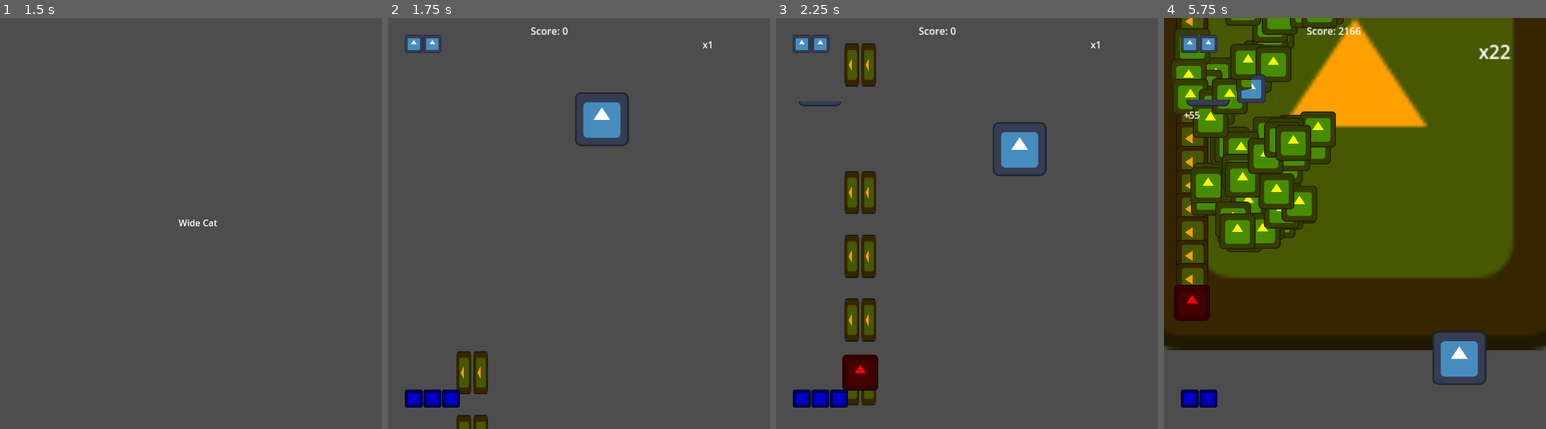
Above: before the commit, frames 1-4 (left to right).
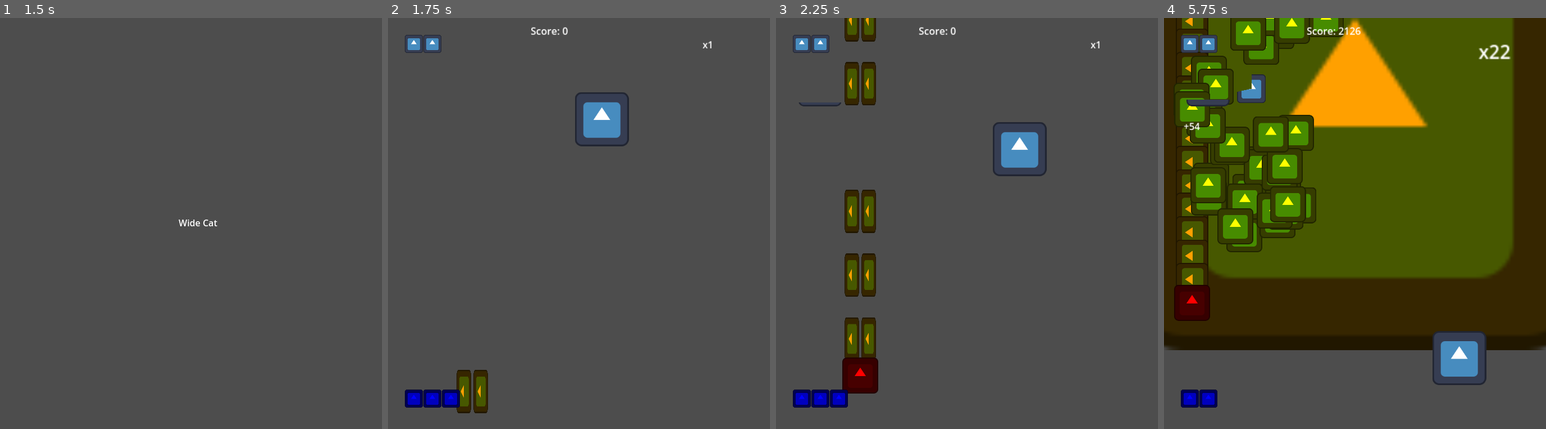
Above: after the commit, the same moments.

Repository: Zeroeth-0/Gatogun
Game: Godot game, scene res://scenes/UI/title_screen.tscn
The game is run twice, just before and just after one commit, with the same random seed, the same clock (stepped at 60 frames per second) and the same inputs. The engine's default icon, where the game draws it, is replaced by a stand-in: a white triangle on a blue panel in a dark square.
Inputs:
- Up to frame 1 (1.5 s): tap Enter (Start) at 0.5, 1.25 s; hold Right (RIGHT) 0.53-1.28 s; hold Z (A) 0.53-1.28 s; tap X (B) at 0.8, 1.35 s; hold Down (DOWN) from 1.28 s (still down)
- Up to frame 2 (1.75 s): keep holding Down (DOWN); tap C (C) at 1.55 s
- Up to frame 3 (2.25 s): release Down (DOWN) at 2.03 s; hold Right (RIGHT) from 2.03 s (still down); hold C (C) from 2.03 s (still down)
- Up to frame 4 (5.75 s): tap Enter (Start) at 2.3, 2.85, 5.3 s; release Right (RIGHT) at 2.78 s; release C (C) at 2.78 s; hold Up (UP) 2.78-3.53 s; tap Z (A) at 3.05 s; hold Z (A) 3.53-4.28 s; hold Left (LEFT) 3.53-5.03 s; tap X (B) at 3.8, 4.35 s; tap C (C) at 4.55 s; hold Down (DOWN) from 5.03 s (still down); hold C (C) from 5.03 s (still down)

Frame 1 is identical in both runs. In frame 2, 1.1% of the frame differs, in the area x 17-27%, y 81-100%; in frame 3, 4.2%; in frame 4, 8.8%, in the area x 2-50%, y 0-57%.

Commit message:
Current Sep 5th 2025

Diff:
--- a/scenes/levels/world.tscn
+++ b/scenes/levels/world.tscn
@@ -115,6 +115,7 @@
 position = Vector2(261, 0)
 
 [node name="Ground" parent="." instance=ExtResource("5_sf1u2")]
+script = null
 
 [node name="DeadBounds" parent="." instance=ExtResource("3_0hlg8")]
 
@@ -122,9 +123,9 @@
 
 [node name="ComboLabel" parent="." instance=ExtResource("9_ckr2p")]
 offset_left = -165.0
-offset_top = 160.0
+offset_top = 180.0
 offset_right = 8.0
-offset_bottom = 232.0
+offset_bottom = 252.0
 text = "+9999"
 
 [node name="MultLabel" parent="." instance=ExtResource("6_mmplq")]
@@ -162,3 +163,8 @@
 
 [node name="Item" parent="." instance=ExtResource("14_8c33x")]
 position = Vector2(363, 162)
+speed = null
+grav = null
+launchForce = null
+delayBeforeFollow = null
+medal_label = null
--- a/source/UI/label.gd
+++ b/source/UI/label.gd
@@ -27,10 +27,10 @@
 # === ANIMACIONES ===
 
 func label_in() -> void:
-	_start_tween(Vector2(35, 160))
+	_start_tween(Vector2(35, 180))
 
 func label_out() -> void:
-	_start_tween(Vector2(-165, 160))
+	_start_tween(Vector2(-165, 180))
 
 func _start_tween(targetPos: Vector2) -> void:
 	if tween: tween.kill()  # Evita conflictos si hay uno corriendo
--- a/source/enemies/enemy.gd
+++ b/source/enemies/enemy.gd
@@ -54,6 +54,7 @@
 var lastBullet
 var pulseMarked := false
 var pulseDamaged := false
+var byBomb := false
 
 var DIRECTION_MAP = {
 	Direction.NORTH: Vector2.UP,
@@ -139,7 +140,7 @@
 		_spawn_score(scoreCount, medal)
 		if lastBullet and !SCORE.medalCountdown > 0 and !pulseMarked: SCORE.medalCountdown = 5
 	# Devuelve balas de venganza si se mata alto en la pantalla
-	if position.y < 250 or pulseMarked: _spawn_score(scoreCount, revengeBullet)
+	if (position.y < 250 or pulseMarked) and !byBomb: _spawn_score(scoreCount, revengeBullet)
 	if typeEnum == EnemyType.MID: _spawn_score(1, powerUp, true)
 
 	# Enemigos élite cancelan todas las balas
@@ -262,7 +263,9 @@
 		lastBullet = area.isWide
 	if area.is_in_group("Player") and isGround:
 		canShoot = false
-	if area.is_in_group("Bomb"): health -= area.damage
+	if area.is_in_group("Bomb"):
+		byBomb = true
+		health -= area.damage
 	if area.is_in_group("Pulse"): pulseMarked = true
 
 func _on_hurtbox_area_exited(area: Node) -> void:
--- a/source/weapons/pulsezone.gd
+++ b/source/weapons/pulsezone.gd
@@ -2,11 +2,12 @@
 
 @export var scaleSpeed := 20.0
 @export var scaleResetSpeed := 300.0
-@export var maxScale := 30.0
+@export var maxScale := 10.0
 @export var minScale := 1.0
 
 func _process(delta):
 	var targetScale: float
+	maxScale = GAME.weaponLvl * 10
 
 	if not INPUT.firing and not INPUT.fireHold:
 		targetScale = maxScale
--- a/utils/ScoreManager.gd
+++ b/utils/ScoreManager.gd
@@ -56,7 +56,8 @@
 	if fever <= 0 and mult > 1:
 		multDrainTime += delta
 		while multDrainTime >= multDrainLimit:
-			mult -= 1
+			if (mult - 3 >= 1): mult -= 3
+			else: mult -= 1
 			multDrainTime -= multDrainLimit
 
 # === SISTEMA DE COMBO ===
@@ -106,6 +107,7 @@
 	mult += 1
 
 func reset() -> void:
+	if rank > 1: rank -= 1
 	fever = 0
 	combo = 0
 	mult = 1
@@ -117,3 +119,4 @@
 
 func reset_game_score() -> void:
 	GeneralGameScore = 0
+	rank = 1
Not shown: 1 places in scenes/UI/medal_val_label.tscn that only renumber resources
Not shown, changed: source/UI/medal_val_label.gd.uid
Not shown, removed: source/enemies/EnemyNomenclature.txt
